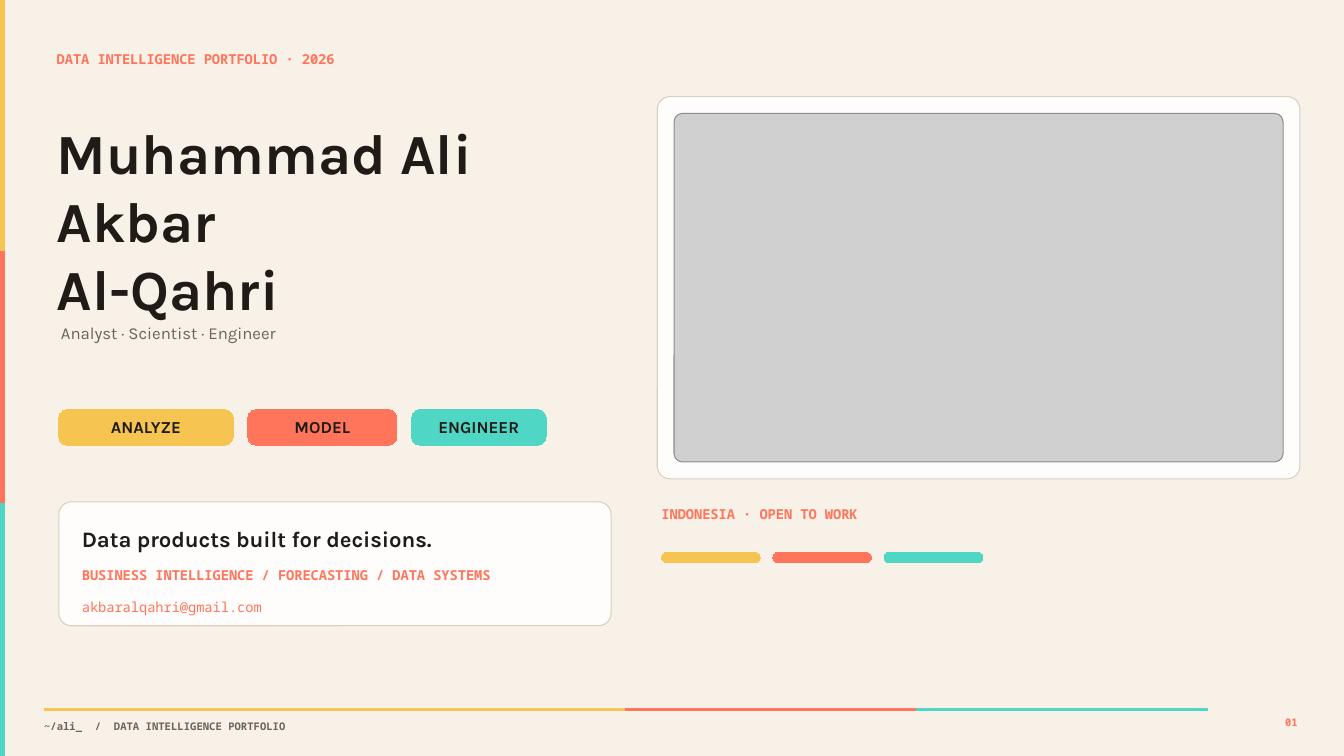
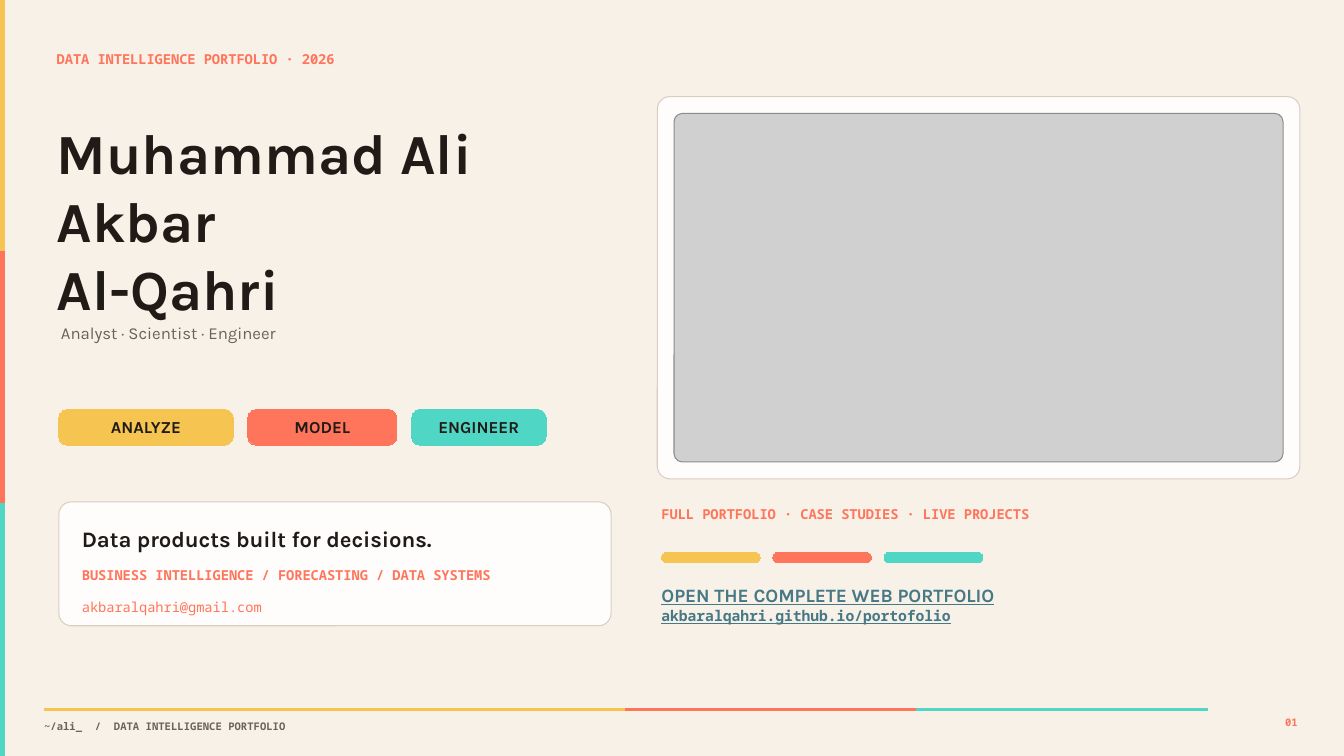
Before and after one commit to akbaralqahri/portofolio, a slide deck: slide 1 of outputs/Muhammad_Ali_Akbar_Al-Qahri_Portfolio_Minimal.pptx. Drawn at 1344x756 pixels with LibreOffice and Linux fonts; fonts in the diff are those of the drawing; grey boxes stand for pictures. Boxes give left, top, right and bottom in pixels: in the first picture for what was removed or moved away, otherwise in the second. Text is boxed around its words. In the diff, an @@ line names an element or a change of style, - is before the commit and + after.

```diff
--- a/outputs/Muhammad_Ali_Akbar_Al-Qahri_Portfolio_Minimal.pptx
+++ b/outputs/Muhammad_Ali_Akbar_Al-Qahri_Portfolio_Minimal.pptx
@@ text at (661, 509, 1029, 519): text changed @@
-INDONESIA · OPEN TO WORK
+FULL PORTFOLIO · CASE STUDIES · LIVE PROJECTS
@@ text added at (661, 589, 995, 625), 10.5 pt, text #467886, bold, underline @@
+OPEN THE COMPLETE WEB PORTFOLIO
+akbaralqahri.github.io/portofolio
```
Also in this commit, not shown: 3 other slides changed, 1 other file.
